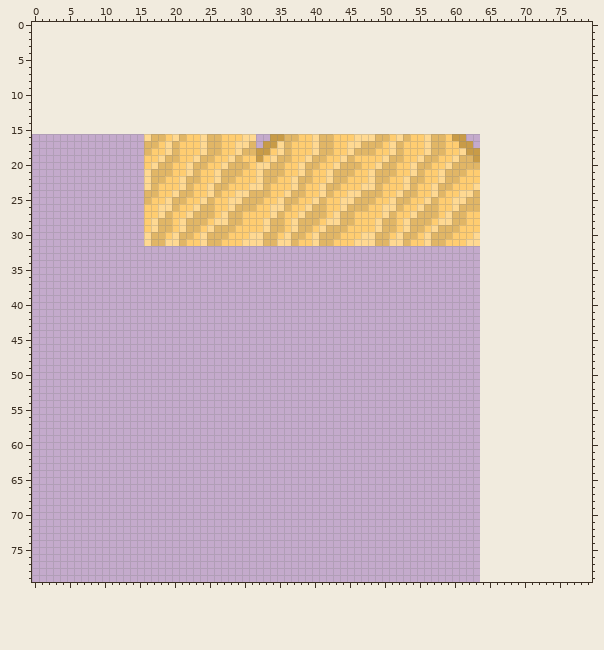
One commit to this sprite sheet: assets/tilemaps/desert_tilemap.png. The first picture shows the starting point.
The file is 64x64 pixels. Colours within 5 levels of each other are drawn and written as one. The old version is drawn lined up with the new one, on the new canvas.
The same view after the edit:
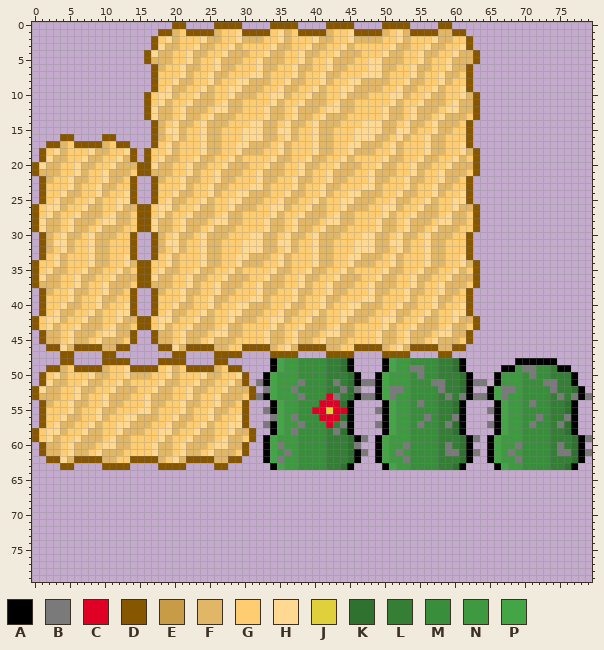
Palette (. is transparent): A #000000  B #7a7a7a  C #e00025  D #875700  E #c89b47  F #e1b666  G #ffcd71  H #ffd992  J #e0d03c  K #2f7230  L #347f35  M #398e3b  N #3e9940  P #43a545
Changes in this commit:
canvas 64x64 -> 80x80, the old top-left corner now at 0,16
Changed rows in their new state; - is an unchanged pixel.
first column x 0:
 0 --------------------DD----DDDD----DDDD----DDDD----DDDD----DD--------------------
 1 ------------------DDFGDDDDFGGHDDDDGHFGDDDDFGGHDDDDFGHFDDDDFFDD------------------
 2 -----------------DGHFGGGHFFGGHFFFGGHFGGGHFFGGHFFFFGGHFGGGHFFGGD-----------------
 3 -----------------DHFFGGHFFGGHFGGGGHFFGGHFFGGHFGGGGGHFFGGHFFGGHD-----------------
 4 ----------------DHFFGGHFFGGHFFFGGHFFGGHFFGGHFFFGGGHFFGGHFFGGHFFD----------------
 5 ----------------DFFFGGHFGGHFFFGGHFFFGGHFGGHFFFGGHHFFFGGHFGGHFFFD----------------
 6 -----------------DFGGHFFGGHFFGGGHFFGGHFFGGHFFGGGHHFFGGHFFGGHFFD-----------------
 7 -----------------DGGGHFGGHFFGGGHHFGGGHFGGHFFGGGHHHFGGGHFGGHFFGD-----------------
 8 -----------------DGGHFFGGHFGGHHFFFGGHFFGGHFGGHHFFFFGGHFFGGHFGGD-----------------
 9 -----------------DGHFFGGHFGGHHFFFGGHFFGGHFGGHHFFFFGGHFFGGHFGGHD-----------------
10 ----------------DGHHFGGHFFGGHFFFGGHHFGGHFFGGHFFFGGGHHFGGHFFGGHFD----------------
11 ----------------DGHFGGHFFFGHFFGGGGHFGGHFFFGHFFGGGGGHFGGHFFFGHFFD----------------
12 ----------------DHFFGHFFFGHHFFGGGHFFGHFFFGHHFFGGGGHFFGHFFFGHHFFD----------------
13 ----------------DHFFGHFFGHFFFGGGGHFFGHFFGHFFFGGGGGHFFGHFFGHFFFGD----------------
14 -----------------DFGHFFGHFFFGGGHHFFGHFFGHFFFGGGHHHFFGHFFGHFFFGD-----------------
15 -----------------DFHHFGGHFFGGGHHHFFHHFGGHFFGGGHHHHFFHHFGGHFFGGD-----------------
16 ----DD----DD----.D--------------HFFGH-----------------------GGD-----------------
17 --DDFGDDDDFGDD--.D--------------FFG--------------------------HD-----------------
18 -DGHFGGGHFFGGHD-D---------------FG----------------------------FD----------------
19 -DHFFGGHFFGGHFD-D---------------G-----------------------------GD----------------
20 DHFFGGHFFGGHFFFDD---------------G------------------------------D----------------
21 DFFFGGHFGGHFFFGDD----------------------------------------------D----------------
22 -DFGGHFFGGHFFGD-.D--------------------------------------------D.----------------
23 -DGGGHFGGHFFGGD-.D--------------------------------------------D.----------------
24 -DGGHFFGGHFGGHD-.D--------------------------------------------D.----------------
25 -DGHFFGGHFGGHHD-.D--------------------------------------------D.----------------
26 DGHHFGGHFFGGHFFDD----------------------------------------------D----------------
27 DGHFGGHFFFGHFFGDD----------------------------------------------D----------------
28 DHFFGHFFFGHHFFGDD----------------------------------------------D----------------
29 DHFFGHFFGHFFFGGDD----------------------------------------------D----------------
30 -DFGHFFGHFFFGGD-.D--------------------------------------------D.----------------
31 -DFHHFGGHFFGGGD-.D--------------------------------------------D.----------------
32 -DFGHFGGHFFGGGD--DFGHFGGHFFGGGHHHFFGHFGGHFFGGGHHHFFGHFGGHFFGGGD-----------------
33 -DGHFGGGHFFGGHD--DGHFGGGHFFGGHHFFFGHFGGGHFFGGHHFFFGHFGGGHFFGGHD-----------------
34 DGGHFGGGHFFGGHFDDGGHFGGGHFFGGHFFFGGHFGGGHFFGGHFFFGGHFGGGHFFGGHFD----------------
35 DGHFFGGHFFGGHFGDDGHFFGGHFFGGHFGGGGHFFGGHFFGGHFGGGGHFFGGHFFGGHFGD----------------
36 DHFFGGHFFGGHFFFDDHFFGGHFFGGHFFFGGHFFGGHFFGGHFFFGGHFFGGHFFGGHFFFD----------------
37 DFFFGGHFGGHFFFGDDFFFGGHFGGHFFFGGHFFFGGHFGGHFFFGGHFFFGGHFGGHFFFGD----------------
38 -DFGGHFFGGHFFGD--DFGGHFFGGHFFGGGHFFGGHFFGGHFFGGGHFFGGHFFGGHFFGD-----------------
39 -DGGGHFGGHFFGGD--DGGGHFGGHFFGGGHHFGGGHFGGHFFGGGHHFGGGHFGGHFFGGD-----------------
40 -DGGHFFGGHFGGHD--DGGHFFGGHFGGHHFFFGGHFFGGHFGGHHFFFGGHFFGGHFGGHD-----------------
41 -DGHFFGGHFGGHHD--DGHFFGGHFGGHHFFFGGHFFGGHFGGHHFFFGGHFFGGHFGGHHD-----------------
42 DGHHFGGHFFGGHFFDDGHHFGGHFFGGHFFFGGHHFGGHFFGGHFFFGGHHFGGHFFGGHFFD----------------
43 DGHFGGHFFFGHFFGDDGHFGGHFFFGHFFGGGGHFGGHFFFGHFFGGGGHFGGHFFFGHFFGD----------------
44 -DFFGHFFFGHHFFD--DFFGHFFFGHHFFGGGHFFGHFFFGHHFFGGGHFFGHFFFGHHFFD-----------------
45 -DFFGHFFGHFFFGD--DFFGHFFGHFFFGGGGHFFGHFFGHFFFGGGGHFFGHFFGHFFFGD-----------------
46 --DDHFDDDDFFDD----DDHFDDDDFFGGDDDDFGHFDDDDFFGGDDDDFGHFDDDDFFDD------------------
47 ----DD----DD--------DD----DDDD----DDDD----DDDD----DDDD----DD--------------------
48 ----DD----DDDD----DDDD----DD------APNNMMMMLLKA----APNNMMMMLLKA-------AAAAAA-----
49 --DDFGDDDDFGGHDDDDGHFGDDDDFGDD----APNNMMMMLLKA----APNNBBMMLLKA-----AANBBMMLAA---
50 -DGHFGGGHFFGGHFFFGGHFGGGHFFGGHD--APNNNMMMMLLLKA--APNNNMBMMLLLKA---ANNNMBMMLLLA--
51 -DHFFGGHFFGGHFGGGGHFFGGHFFGGHFD-BAPNNNBMMMLBLKABBAPNNNMMMBBLLKABB-ANNNMMMBBLLA--
52 DHFFGGHFFGGHFFFGGHFFGGHFFGGHFFFD-BPNNBMMMMLLBKB--APBBNMMMMBLLKA--APBBNMMMMBLLKA-
53 DFFFGGHFGGHFFFGGHFFFGGHFGGHFFFGDBAPNNNBMMMCBLKABBAPBNNMMMMLBLBABBAPBNNMMMMLBLBAB
54 -DFGGHFFGGHFFGGGHFFGGHFFGGHFFGD---APNNMMMCCCKA----APNNMBMMLLKA----APNNMBMMLLKA--
55 -DGGGHFGGHFFGGGHHFGGGHFGGHFFGGD--BAPNNMMCCJCCA---BAPNNMMMMLLKA---BAPNNMMMMLLKA--
56 -DGGHFFGGHFGGHHFFFGGHFFGGHFGGHD---BPNBMMMCCCKA----APNNMMBMLLBA----APNNMMBMLLBA--
57 -DGHFFGGHFGGHHFFFGGHFFGGHFGGHHD--BAPNNBMMMCLBA---BAPNNMBMMLBKA---BAPNNMBMMLBKA--
58 DGHHFGGHFFGGHFFFGGHHFGGHFFGGHFFD--APNBMMMMLBKA----APNNMMMMLLKA----APNNMMMMLLKA--
59 DGHFGGHFFFGHFFGGGGHFGGHFFFGHFFGD-APNNNMMMMLLLKAB-APNNNMMMMLLLKAB-APNNNMMMMLLLKAB
60 -DFFGHFFFGHHFFGGGHFFGHFFFGHHFFD--APBNNMMMMLLLKB--APNNBMMMMLBLKA--APNNBMMMMLBLKA-
61 -DFFGHFFGHFFFGGGGHFFGHFFGHFFFGD--APNBNMMMMLLLKAB-APNBNMMMMLBBKAB-APNBNMMMMLBBKAB
62 --DDHFDDDDFFGGDDDDFGHFDDDDFFDD---APBNNMMMMLLLKA--APNNBMMMMLLLKA--APNNBMMMMLLLKA-
63 ----DD----DDDD----DDDD----DD------APNNMMMMLLKA----APNNMMMMLLKA----APNNMMMMLLKA--
